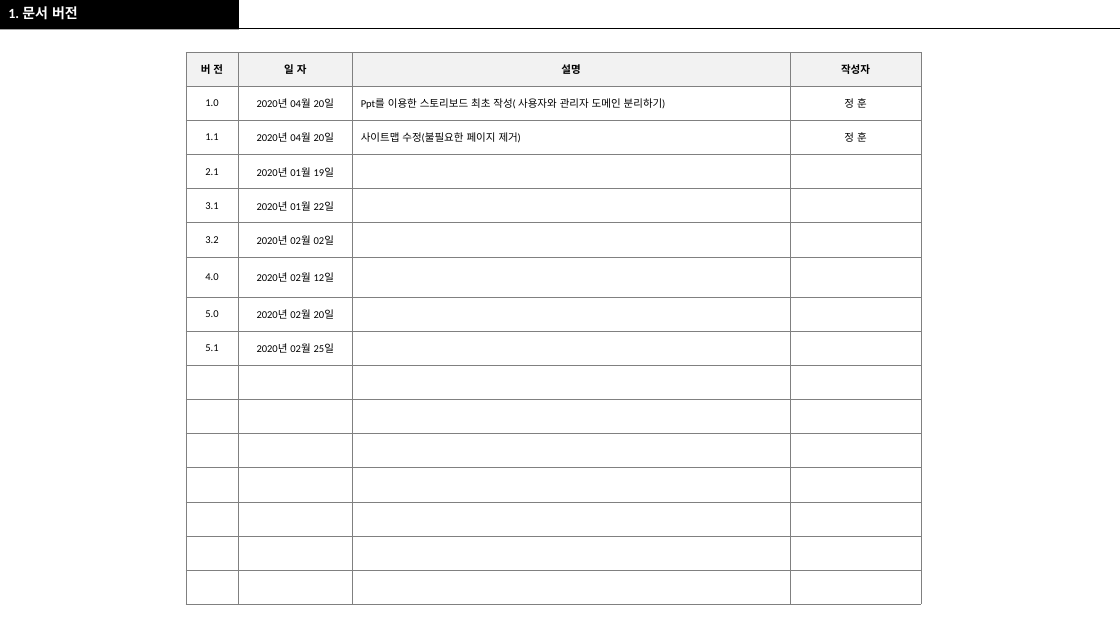
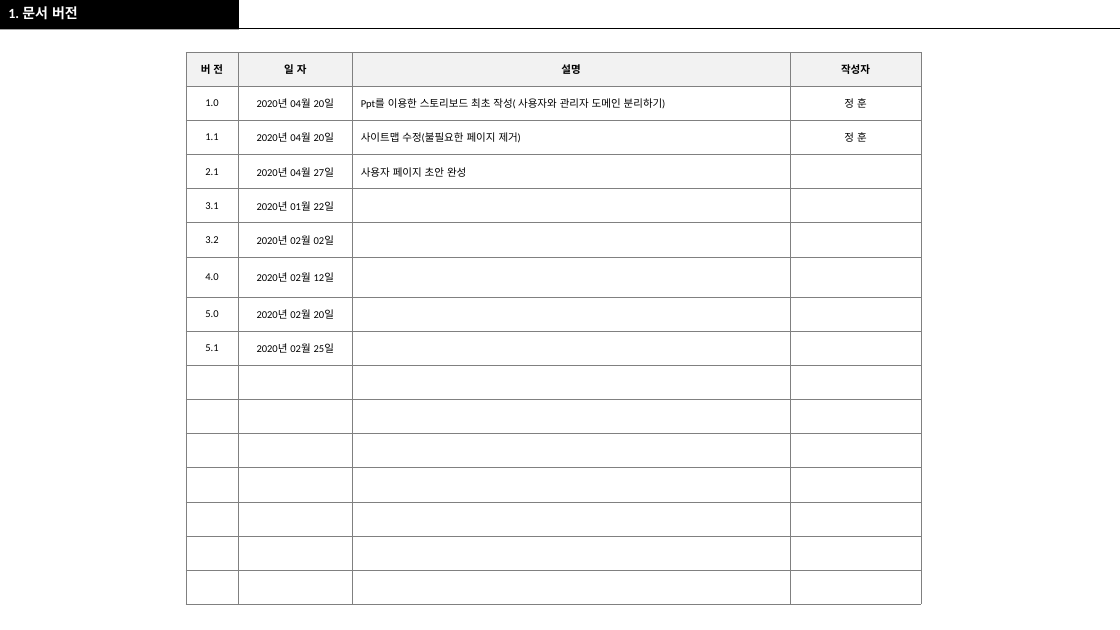
Before and after one commit to RealWarm/Common_Document, a slide deck: slide 2 of 온종일_돌봄/정훈_온종일_스토리보드_원본.pptx. Drawn at 1120x630 pixels with LibreOffice and Linux fonts; fonts in the diff are those of the drawing. Boxes give left, top, right and bottom in pixels: in the first picture for what was removed or moved away, otherwise in the second. Text is boxed around its words. In the diff, an @@ line names an element or a change of style, - is before the commit and + after.

```diff
--- a/온종일_돌봄/정훈_온종일_스토리보드_원본.pptx
+++ b/온종일_돌봄/정훈_온종일_스토리보드_원본.pptx
@@ table at box(186, 52, 922, 604) @@
-row 4, column 2: 2020년 01월 19일
+row 4, column 2: 2020년 04월 27일
-row 4, column 3: 
+row 4, column 3: 사용자 페이지 초안 완성
```
Also in this commit, not shown: 10 other slides changed, 4 slides added, 7 other files.
